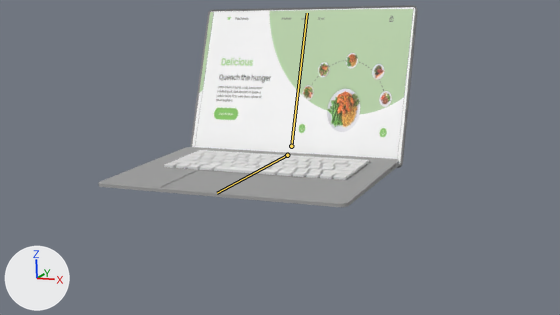
Two versions of the Blender file rig/mac-rig.blend, one commit apart.
Before and after are seen from the file's camera 'Camera'. Every picture has the same lights, and +X, +Y and +Z are marked at lower left. The bones that bend it are drawn over the model as lines.

The first picture shows 'lower chassis', 'upper chasis'.
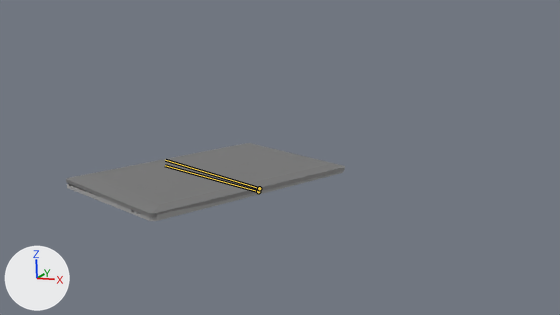
The newer file adds an action. The first version stands in its rest pose; the second is drawn at frame 60 of the action 'ArmatureAction.001'.

Pixel boxes [x1, y1, x2, y2] of what changed, in the pictures (560 x 315 px):
'upper chasis', posed (22% wider, 54% shorter): before [190, 5, 418, 168]; after [66, 143, 345, 218]
'lower chassis', posed: before [99, 147, 399, 207]; after [67, 171, 343, 221]
bone 'lower chassis', root to tip: before (287, 155) to (217, 193); after (258, 191) to (165, 165)
bone 'upper chassis', root to tip: before (291, 146) to (307, 13); after (259, 188) to (165, 160)

The change in detail:
Bone 'lower chassis' (bone_lower_chassis) moves from (0.0, 0.0, 0.0) to (0.0, 0.605, 0.069).
Bone 'lower chassis' (bone_lower_chassis) turns from (0, 0, 0) to (0, 0, 116) degrees about its own x, y and z.
Bone 'upper chassis' (bone_upper_chassis) turns from (0, 0, 0) to (110, 0, 0) degrees about its own x, y and z.
